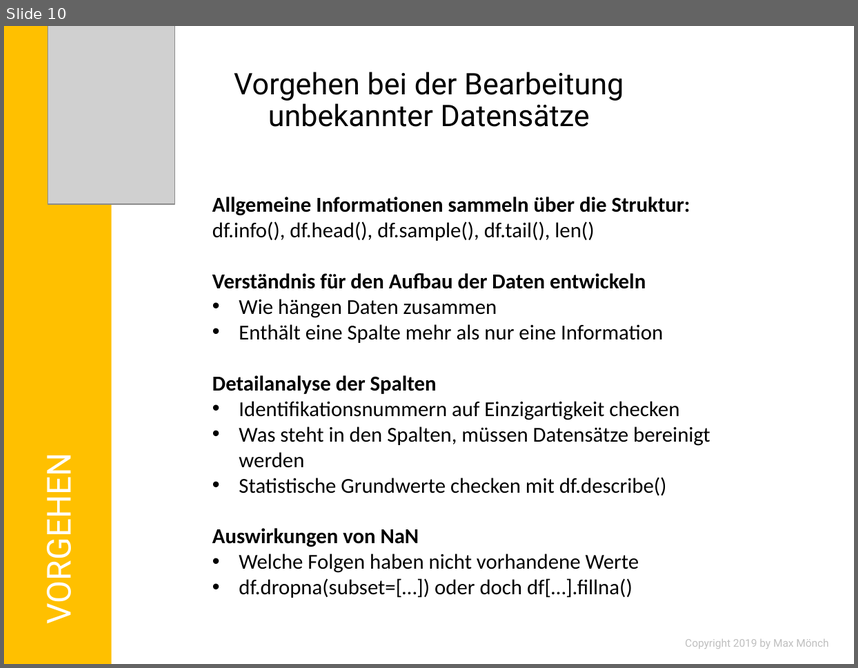
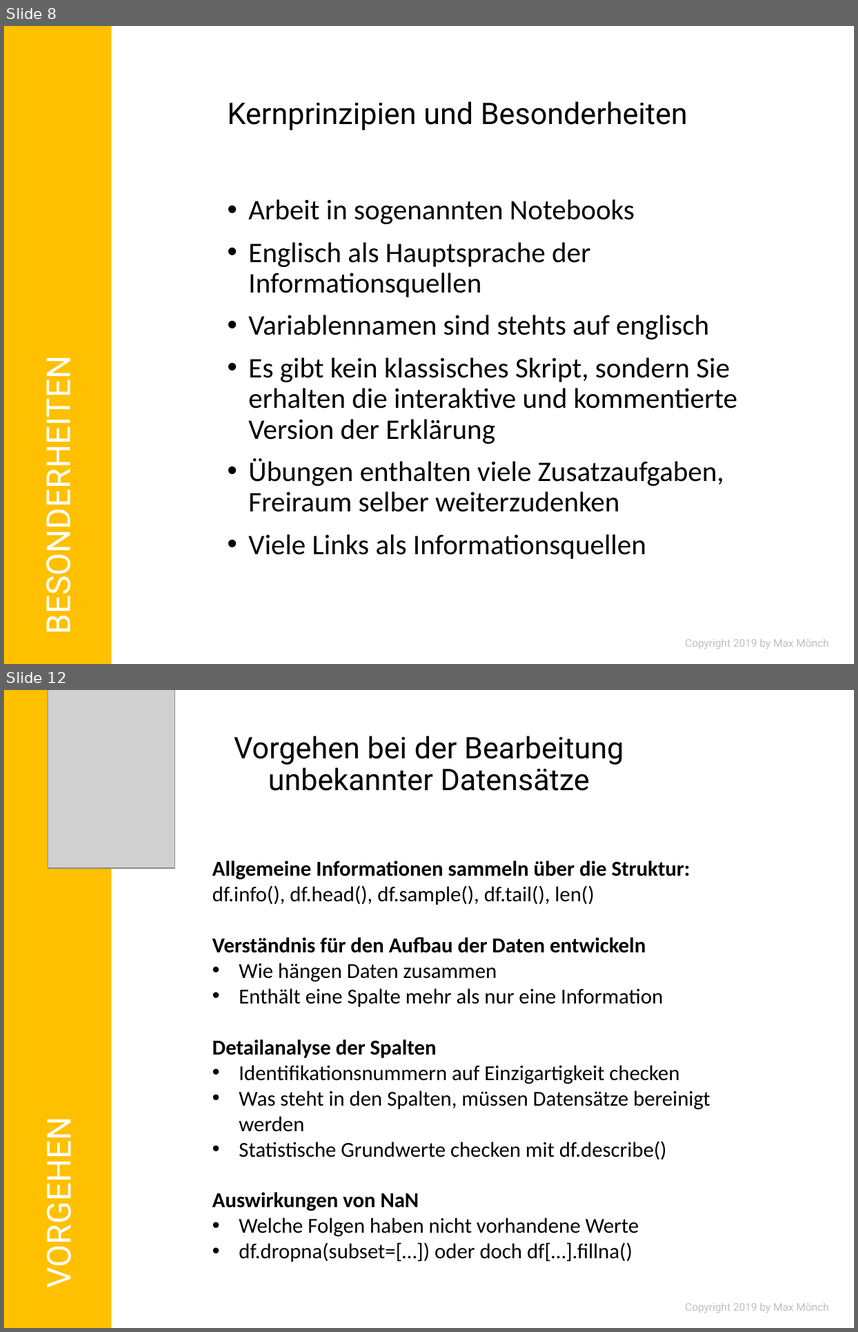
Before and after one commit to MonksterFX/pandas-basic, a slide deck: praesentation/pandas-basic.pptx. Shown one above the other, each under a label of ours: slide 10 before the commit, slides 8 and 12 after it; the slides between them are not shown. The pictures are 858x668 and 858x1332 pixels, drawn with LibreOffice and Linux fonts; fonts in the diff are those of the drawing; grey boxes stand for pictures; background and template pictures are left out. Boxes give left, top, right and bottom in pixels: in the first picture for what was removed or moved away, otherwise in the second. Text is boxed around its words. In the diff, an @@ line names an element or a change of style, - is before the commit and + after.

```diff
--- a/praesentation/pandas-basic.pptx
+++ b/praesentation/pandas-basic.pptx
@@ slide 8 added at (4,26,854,664), background #FFFFFF @@
@@ rectangle added at (4,26,111,664), fill #FFC000 @@
@@ title added at (228,101,688,130), 25.2 pt, text #000000 @@
+Kernprinzipien und Besonderheiten
@@ text added at (248,199,737,559), 24 pt, text #000000 @@
+• Arbeit in sogenannten Notebooks
+• Englisch als Hauptsprache der Informationsquellen
+• Variablennamen sind stehts auf englisch
+• Es gibt kein klassisches Skript, sondern Sie erhalten die interaktive und kommentierte Version der Erklärung
+• Übungen enthalten viele Zusatzaufgaben, Freiraum selber weiterzudenken
+• Viele Links als Informationsquellen
@@ text added at (36,383,79,625), 28 pt, text #FFFFFF @@
+BESONDERHEITEN
@@ text added at (685,639,829,648), 9 pt, text #BFBFBF @@
+Copyright 2019 by Max Mönch
@@ what was slide 10 is now slide 12 @@
```
Also in this commit, not shown: 4 slides changed, 5 other slides added, 4 slides removed, 22 other files.
